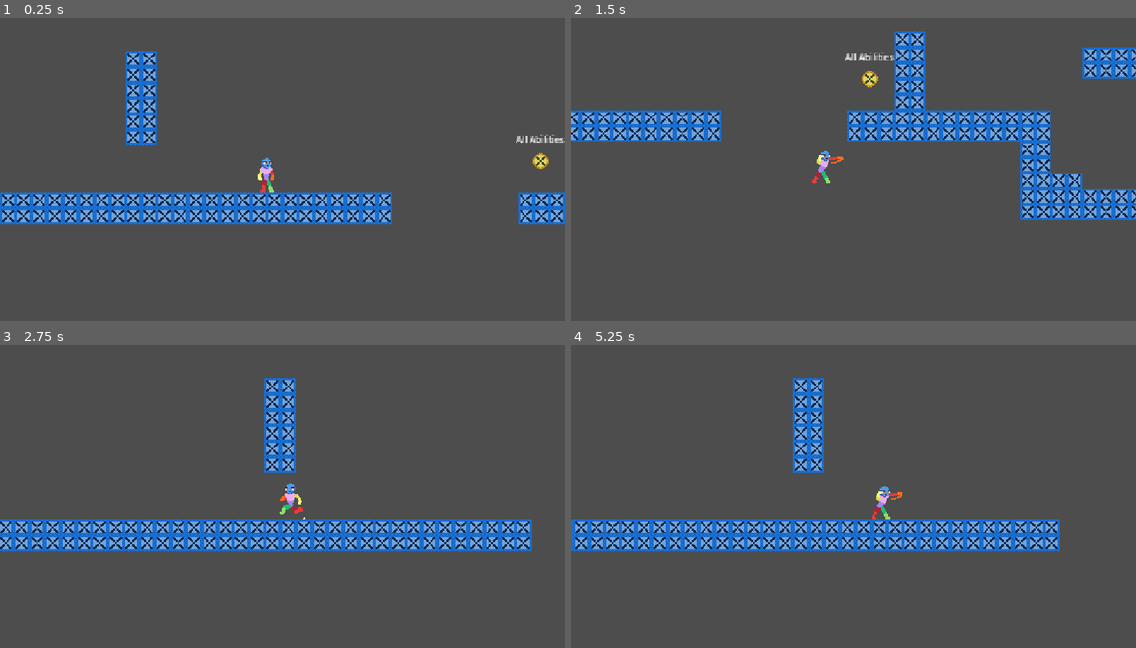
Above: before the commit, frames 1-4 (two rows, left to right).
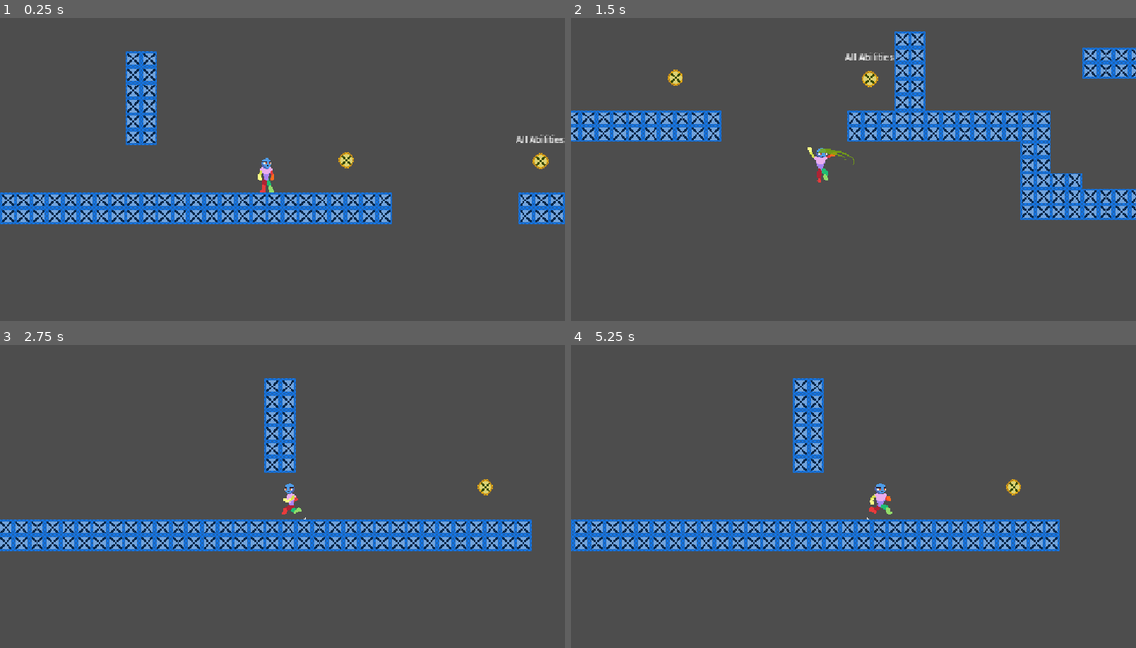
Above: after the commit, the same moments.

Repository: MineRaphi/Chrysalis
Game: Godot game, scene res://Scenes/Main.tscn
The game is run twice, just before and just after one commit, with the same random seed, the same clock (stepped at 60 frames per second) and the same inputs.
Inputs:
- Up to frame 1 (0.25 s): no input
- Up to frame 2 (1.5 s): tap Enter at 0.5 s; hold Right (right) from 0.53 s (still down); tap X (attack) at 0.6, 1.35 s; tap V (jump) at 0.77 s
- Up to frame 3 (2.75 s): tap V (jump) at 1.52 s; release Right (right) at 2.03 s; hold Left (left) from 2.03 s (still down); tap Z (dash) at 2.1 s; tap X (attack) at 2.3 s
- Up to frame 4 (5.25 s): release Left (left) at 2.78 s; hold Right (right) 2.78-4.28 s; tap X (attack) at 2.85, 3.6, 4.55, 5.1 s; tap V (jump) at 3.02, 3.77, 4.52 s; hold Left (left) 4.28-5.03 s; tap Z (dash) at 4.35 s; hold Right (right) from 5.03 s (still down)

The runs differ from the first frame. In frame 1, 0.1% of the frame differs, in the area x 59-63%, y 44-50%; in frame 2, 0.4%, in the area x 17-51%, y 17-55%; in frame 3, 0.3%; in frame 4, 0.4%.

Commit message:
Implemented Attack and hit test object

Diff:
--- a/Levels/TestLevels/test_level.tscn
+++ b/Levels/TestLevels/test_level.tscn
@@ -1,7 +1,7 @@
 [gd_scene format=4 uid="uid://cuux7gynxvhly"]
 
-[ext_resource type="Texture2D" uid="uid://cgm6yf18iggv0" path="res://Assets/placehold-block.png" id="1_7j2ip"]
-[ext_resource type="Texture2D" uid="uid://ck76h2a511ev" path="res://Assets/placehold-item.png" id="3_7j2ip"]
+[ext_resource type="Texture2D" uid="uid://cn4d7snqg8c6d" path="res://Assets/devTextures/placehold-block.png" id="1_7j2ip"]
+[ext_resource type="Texture2D" uid="uid://ck76h2a511ev" path="res://Assets/devTextures/placehold-item.png" id="3_7j2ip"]
 [ext_resource type="PackedScene" uid="uid://dajiel50457g" path="res://Scenes/level_loader.tscn" id="3_o47u0"]
 [ext_resource type="Script" uid="uid://ci384g5gffl7b" path="res://Scripts/test_ability_pickup.gd" id="4_abx52"]
 
@@ -21,6 +21,9 @@
 
 [sub_resource type="LabelSettings" id="LabelSettings_o6h5a"]
 font_size = 9
+
+[sub_resource type="CircleShape2D" id="CircleShape2D_q0a0x"]
+radius = 9.0
 
 [node name="TestLevel" type="Node2D" unique_id=615977672]
 
@@ -51,6 +54,16 @@
 text = "All Abilities"
 label_settings = SubResource("LabelSettings_o6h5a")
 
+[node name="hitTest" type="Area2D" parent="." unique_id=1133704118]
+position = Vector2(225.00002, -33)
+scale = Vector2(1.0000001, 1)
+
+[node name="CollisionShape2D" type="CollisionShape2D" parent="hitTest" unique_id=346383389]
+shape = SubResource("CircleShape2D_q0a0x")
+
+[node name="Sprite2D" type="Sprite2D" parent="hitTest" unique_id=1694679899]
+texture = ExtResource("3_7j2ip")
+
 [node name="LevelLoader" parent="." unique_id=693390060 instance=ExtResource("3_o47u0")]
 position = Vector2(-9, -24)
 scale = Vector2(0.9384015, 2.8046637)
--- a/Levels/TestLevels/test_level_2.tscn
+++ b/Levels/TestLevels/test_level_2.tscn
@@ -1,6 +1,6 @@
 [gd_scene format=4 uid="uid://dvtuakcbc154b"]
 
-[ext_resource type="Texture2D" uid="uid://cgm6yf18iggv0" path="res://Assets/placehold-block.png" id="1_g6sjg"]
+[ext_resource type="Texture2D" uid="uid://cgm6yf18iggv0" path="res://Assets/devTextures/placehold-block.png" id="1_g6sjg"]
 [ext_resource type="PackedScene" uid="uid://dajiel50457g" path="res://Scenes/level_loader.tscn" id="2_whm3c"]
 
 [sub_resource type="TileSetAtlasSource" id="TileSetAtlasSource_qpu34"]
--- a/Scenes/player.tscn
+++ b/Scenes/player.tscn
@@ -2,7 +2,7 @@
 
 [ext_resource type="Script" uid="uid://bgnjp1yw3vv1e" path="res://Scripts/player.gd" id="1_m0x7a"]
 [ext_resource type="Texture2D" uid="uid://vpv8f0sxgiwq" path="res://Assets/Character/idle/idle.png" id="1_rpqav"]
-[ext_resource type="Texture2D" uid="uid://ck76h2a511ev" path="res://Assets/placehold-item.png" id="2_1iu4k"]
+[ext_resource type="Texture2D" uid="uid://ck76h2a511ev" path="res://Assets/devTextures/placehold-item.png" id="2_1iu4k"]
 [ext_resource type="Texture2D" uid="uid://bjj7tk4nyjivp" path="res://Assets/Character/attacks/punch_1.png" id="4_i2e8t"]
 [ext_resource type="Texture2D" uid="uid://b1oyqkasw31ox" path="res://Assets/Character/attacks/punch_2.png" id="5_qidb7"]
 [ext_resource type="Texture2D" uid="uid://dxcjk7obbn2vw" path="res://Assets/Character/attacks/punch_3.png" id="6_70hv0"]
@@ -18,7 +18,11 @@
 [ext_resource type="Texture2D" uid="uid://bndjw3xljrpml" path="res://Assets/Character/running/running.png" id="17_bfbt0"]
 [ext_resource type="Texture2D" uid="uid://c5prhqqymfwan" path="res://Assets/Character/sprint/sprint.png" id="18_wosd6"]
 [ext_resource type="Texture2D" uid="uid://b4wq5hkafvjka" path="res://Assets/Character/wall_slide/slide_loop.png" id="19_hkrn1"]
+[ext_resource type="Texture2D" uid="uid://uihg3mstxv73" path="res://Assets/devTextures/slash/Slash_color1_frame1.png" id="20_i2e8t"]
 [ext_resource type="Texture2D" uid="uid://dmu5af38ckt15" path="res://Assets/Character/wall_slide/wall_slide.png" id="20_wpo1r"]
+[ext_resource type="Texture2D" uid="uid://c6r5qxr163ar7" path="res://Assets/devTextures/slash/Slash_color1_frame2.png" id="21_qidb7"]
+[ext_resource type="Texture2D" uid="uid://cp2x41ad6ycpt" path="res://Assets/devTextures/slash/Slash_color1_frame3.png" id="22_70hv0"]
+[ext_resource type="Texture2D" uid="uid://vpl7ohb01vk3" path="res://Assets/devTextures/slash/Slash_color1_frame4.png" id="23_8flut"]
 
 [sub_resource type="AtlasTexture" id="AtlasTexture_gymyn"]
 atlas = ExtResource("4_i2e8t")
@@ -727,6 +731,26 @@
 "loop": 0,
 "name": &"wall_slide_start",
 "speed": 10.0
+}]
+
+[sub_resource type="SpriteFrames" id="SpriteFrames_q0a0x"]
+animations = [{
+"frames": [{
+"duration": 1.0,
+"texture": ExtResource("20_i2e8t")
+}, {
+"duration": 1.0,
+"texture": ExtResource("21_qidb7")
+}, {
+"duration": 1.0,
+"texture": ExtResource("22_70hv0")
+}, {
+"duration": 1.0,
+"texture": ExtResource("23_8flut")
+}],
+"loop": 0,
+"name": &"slash",
+"speed": 24.0
 }]
 
 [sub_resource type="CapsuleShape2D" id="CapsuleShape2D_q0a0x"]
@@ -756,7 +780,16 @@
 sprite_frames = SubResource("SpriteFrames_o6h5a")
 animation = &"idle"
 autoplay = "idle"
-frame_progress = 0.60406965
+frame_progress = 0.55713075
+
+[node name="Slash" type="AnimatedSprite2D" parent="." unique_id=600292899]
+visible = false
+modulate = Color(1, 1, 1, 0.8)
+position = Vector2(14, -26)
+scale = Vector2(1.0625, 1.0625)
+sprite_frames = SubResource("SpriteFrames_q0a0x")
+animation = &"slash"
+frame = 2
 
 [node name="CollisionShape" type="CollisionShape2D" parent="." unique_id=532643010]
 position = Vector2(0, -16)
@@ -789,6 +822,14 @@
 [node name="AttackCooldown" type="Timer" parent="Timer" unique_id=453716976]
 wait_time = 0.4
 one_shot = true
+
+[node name="AttackBox" type="Area2D" parent="." unique_id=906058733]
+position = Vector2(0, -20)
+monitorable = false
+
+[node name="CollisionPolygon2D" type="CollisionPolygon2D" parent="AttackBox" unique_id=1837637328]
+position = Vector2(0, 20)
+polygon = PackedVector2Array(1, 0, 21, -7, 36, -17, 34, -26, 19, -34, -2, -37, 5, -20)
 
 [connection signal="area_entered" from="Hurtbox" to="." method="_on_hurtbox_area_entered"]
 [connection signal="timeout" from="Timer/DashTimer" to="." method="_on_dash_timer_timeout"]
--- a/Scripts/player.gd
+++ b/Scripts/player.gd
@@ -15,7 +15,10 @@
 var is_attack_on_cooldown := false
 var combo_state := 0
 var look_direction := 1
+var look_updown := 0
 var camera_distance := Vector2(0, 0)
+
+var is_attacking := false
 
 const SPEED = 240.0
 const DASH_SPEED = 600.0
@@ -38,6 +41,8 @@
 @onready var wall_jump_timer: Timer = $Timer/WallJumpTimer
 @onready var combo_timer: Timer = $Timer/ComboTimer
 @onready var attack_cooldown: Timer = $Timer/AttackCooldown
+@onready var slash: AnimatedSprite2D = $Slash
+@onready var attack_box: Area2D = $AttackBox
 
 
 func _physics_process(delta: float) -> void:
@@ -105,17 +110,23 @@
 
 		# attack
 		if Input.is_action_just_pressed("attack") and not is_wall_sliding and not is_attack_on_cooldown and combo_state < 3:
-			action_state = ActionState.ATTACK
-			is_attack_on_cooldown = true
-			combo_state += 1
-			attack_cooldown.start()
-			combo_timer.start()
+			#action_state = ActionState.ATTACK
+			#is_attack_on_cooldown = true
+			#combo_state += 1
+			#attack_cooldown.start()
+			#combo_timer.start()
+			_slash()
 
 	if is_dash_on_cooldown and (is_on_floor() or is_wall_sliding) and dash_cooldown.is_stopped():
 		dash_cooldown.start()
 
 	if not is_double_jump_avalible and (is_on_floor() or is_wall_sliding):
 		is_double_jump_avalible = true
+
+	if is_attacking:
+		for area in attack_box.get_overlapping_areas():
+			if area.name == "hitTest":
+				area.queue_free()
 
 	_update_data()
 	_update_camera()
@@ -132,6 +143,13 @@
 			look_direction = 1
 		elif velocity.x < 0:
 			look_direction = -1
+
+	if Input.is_action_pressed("up"):
+		look_updown = 1
+	elif Input.is_action_pressed("down"):
+		look_updown = -1
+	else:
+		look_updown = 0
 
 func _update_movement_state() -> void:
 	if is_dashing:
@@ -217,3 +235,34 @@
 func _on_hurtbox_area_entered(area: Area2D) -> void:
 	if area.name == "deathzone":
 		call_deferred("_kill_player")
+
+func _slash() -> void:
+	slash.visible = true
+	is_attacking = true
+
+	if look_updown == 0:
+		if look_direction > 0:
+			slash.flip_h = false
+			attack_box.rotation_degrees = 0
+		elif look_direction < 0:
+			slash.flip_h = true
+			attack_box.rotation_degrees = 180
+
+		slash.rotation_degrees = 0
+		slash.position = Vector2(look_direction * 14, -26)
+	elif look_updown > 0:
+		slash.rotation_degrees = 90
+		slash.flip_h = true
+		attack_box.rotation_degrees = -90
+		slash.position = Vector2(6, -32)
+	else:
+		slash.rotation_degrees = 90
+		slash.flip_h = false
+		attack_box.rotation_degrees = 90
+		slash.position = Vector2(7, -8)
+
+	slash.play("slash")
+
+	await slash.animation_finished
+	slash.visible = false
+	is_attacking = false
Renamed: Assets/placehold-block.png -> Assets/devTextures/placehold-block.png
Not shown, added: Assets/devTextures/placehold-block.png.import
Renamed: Assets/placehold-item.png -> Assets/devTextures/placehold-item.png
Not shown, changed: Assets/devTextures/placehold-item.png.import
Binary file added: Assets/devTextures/slash/Slash_color1_frame1.png
Not shown, added: Assets/devTextures/slash/Slash_color1_frame1.png.import
Binary file added: Assets/devTextures/slash/Slash_color1_frame2.png
Not shown, changed: Assets/devTextures/slash/Slash_color1_frame2.png.import
Binary file added: Assets/devTextures/slash/Slash_color1_frame3.png
Not shown, added: Assets/devTextures/slash/Slash_color1_frame3.png.import
Binary file added: Assets/devTextures/slash/Slash_color1_frame4.png
Not shown, added: Assets/devTextures/slash/Slash_color1_frame4.png.import
